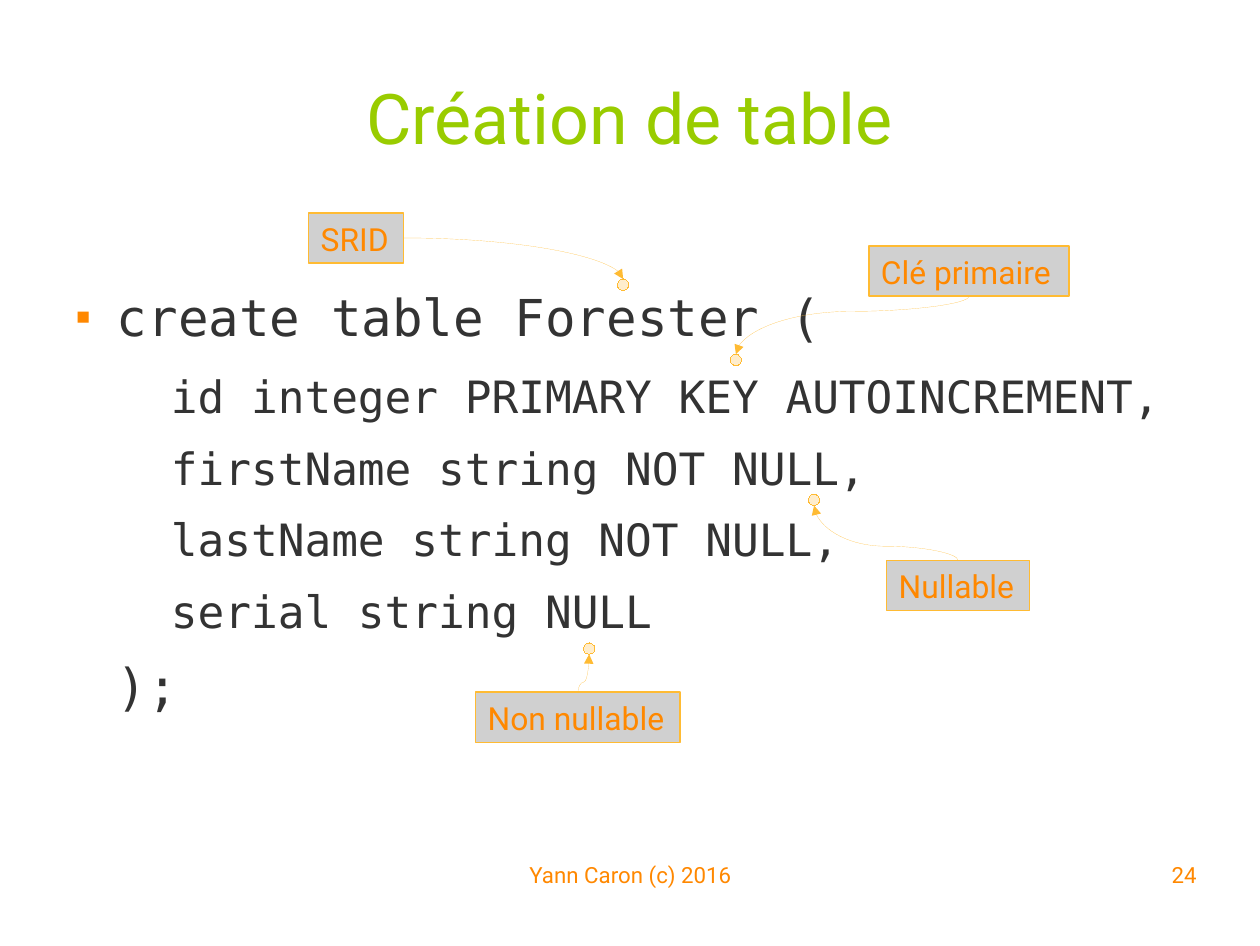
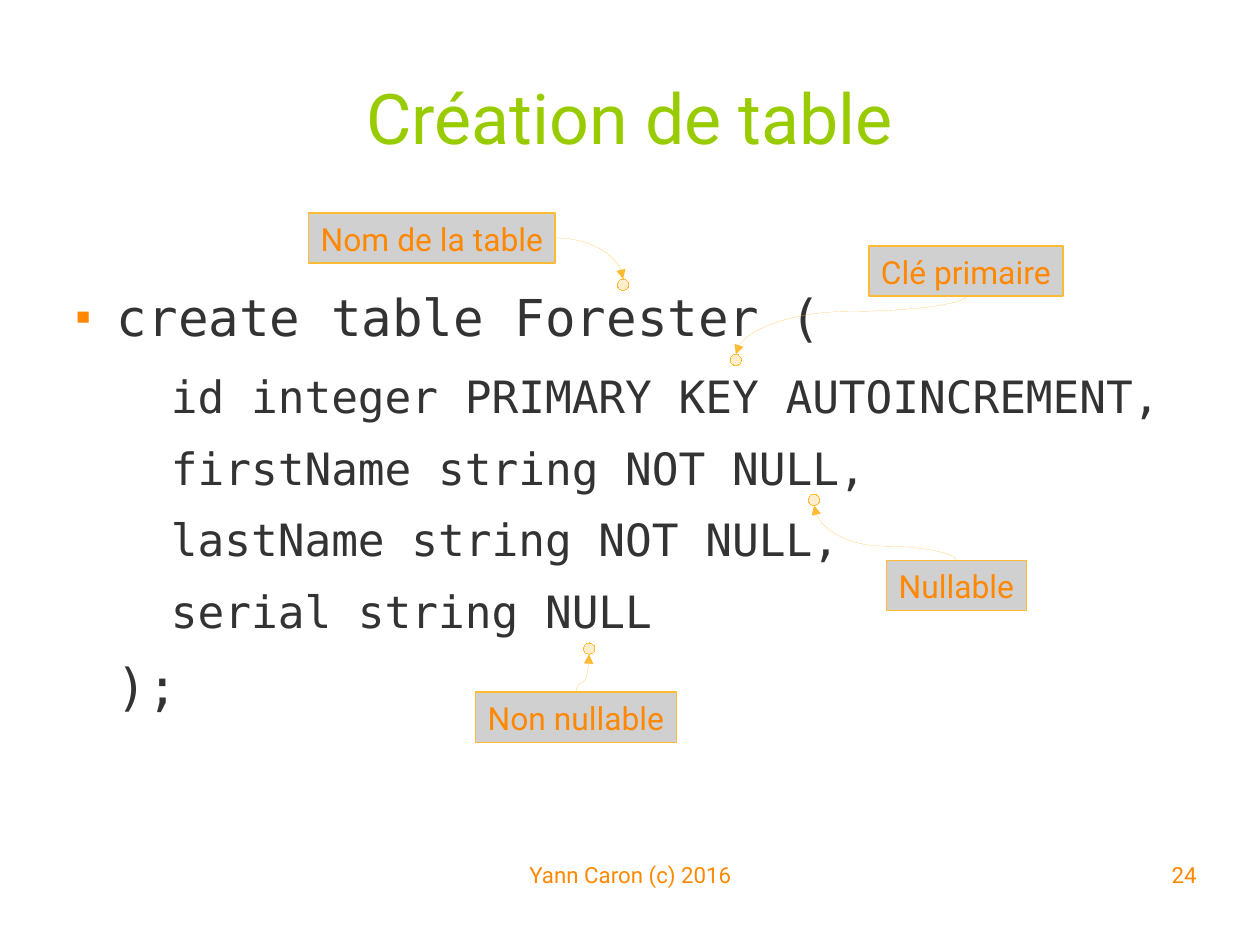
Before and after one commit to YannCaron/Android-ENSG, a slide deck: slide 24 of 10 - Spatialite.odp. Drawn at 1260x946 pixels with LibreOffice and Linux fonts; fonts in the diff are those of the drawing; grey boxes stand for pictures; background and template pictures are left out. Boxes give left, top, right and bottom in pixels: in the first picture for what was removed or moved away, otherwise in the second. Text is boxed around its words. In the diff, an @@ line names an element or a change of style, - is before the commit and + after.

```diff
--- a/10 - Spatialite.odp
+++ b/10 - Spatialite.odp
@@ picture "Nom de la table": place and size @@
-picture "Nom de la table" at bbox=[309, 213, 404, 263]
+picture "Nom de la table" at bbox=[309, 213, 556, 263]
@@ text in picture at bbox=[321, 227, 543, 252]: text changed @@
-SRID
+Nom de la table
@@ curved arrow moved from (404, 238) - (623, 279) to (555, 238) - (623, 279) @@
@@ picture "Clé primaire": place and size @@
-picture "Clé primaire" at bbox=[869, 246, 1069, 296]
+picture "Clé primaire" at bbox=[869, 246, 1063, 296]
@@ curved arrow (966, 296) - (736, 354): route changed @@
@@ curved arrow (957, 560) - (814, 505): route changed @@
@@ curved arrow (576, 692) - (589, 654): route changed @@
```
Also in this commit, not shown: 15 other slides changed, 7 slides added, 4 slides removed, 5 other files.
